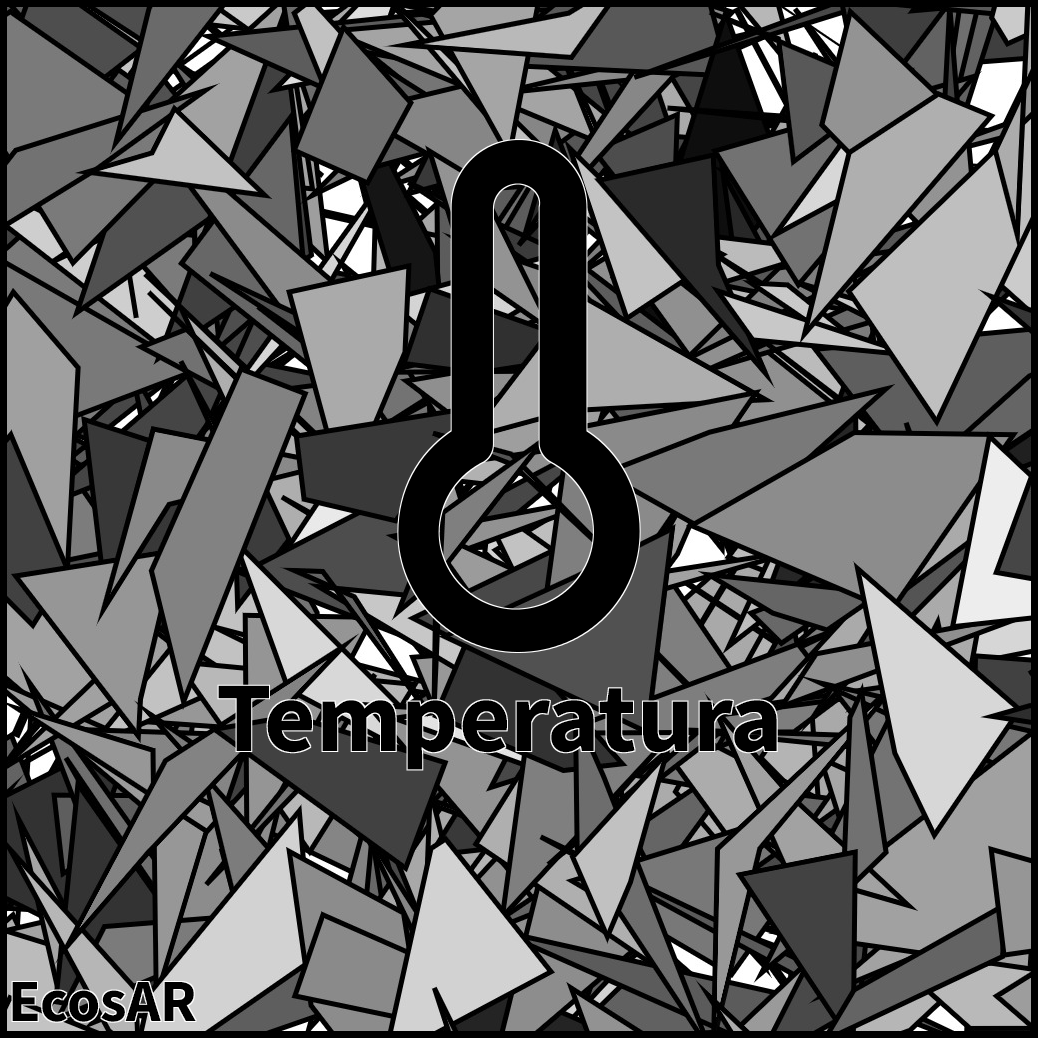
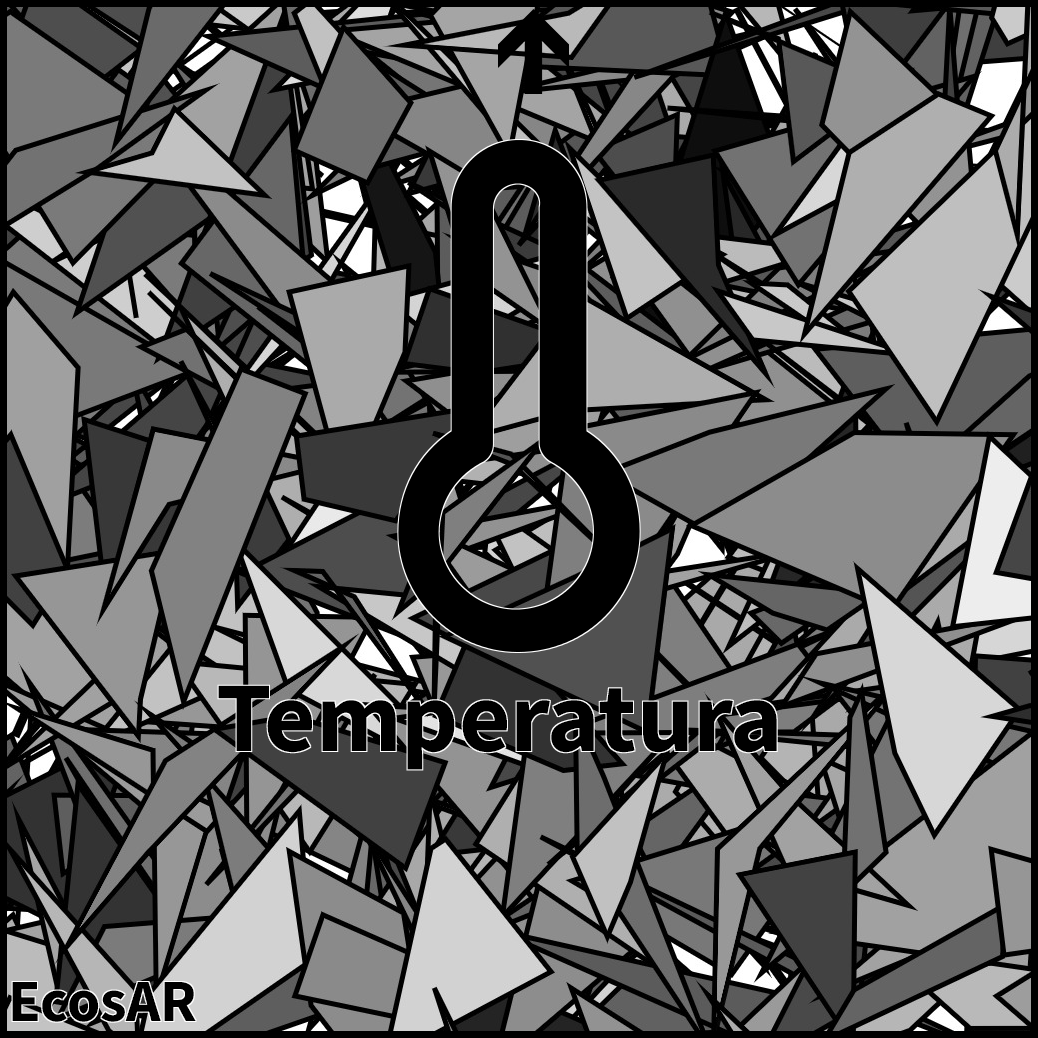
Comparing the layer stacks of the two 1038x1038 images. Changes:
added layer "Arrow" above "Temperatura" over (498, 9, 569, 94)
